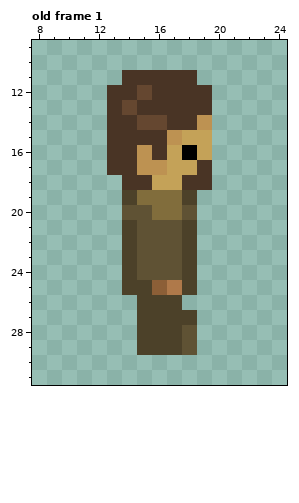
Pixel-art file, stored at assets/character.aseprite. Above, as it was before the edit.
32x32 pixels, 4 frames. Shown: old frame 1: x 8..24, y 9..31. The commit also changed other frames, which this record leaves out.
After:
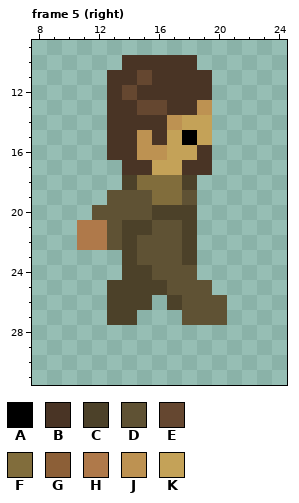
Palette (. is transparent): A #000000  B #493425  C #4c4129  D #5f5234  E #654730  F #816d3c  G #8c5f37  H #af794a  J #bd9252  K #c4a258
A new or re-ordered frame is compared with the old frame closest to it.
Edits made:
frames 4 -> 20
Changed rows in their new state; - is an unchanged pixel.
Frame 5 (right) is new; against old frame 1:
first column x 11:
10 ---BBBBB--
11 --B-E---B-
12 ---EB-----
13 ---BEE--J-
14 ----BBJKK-
15 ----J-KA--
16 -----J-KB-
17 --.-BK-B--
18 ---CFFFC.-
19 --DDD--D--
20 -DD--CCC--
21 HHD-C-----
22 HHD-------
24 ----C--D--
25 --C--CDDD-
26 --CC-.-DDD
27 --CC...DDD
28 ----....--
29 ----....--
